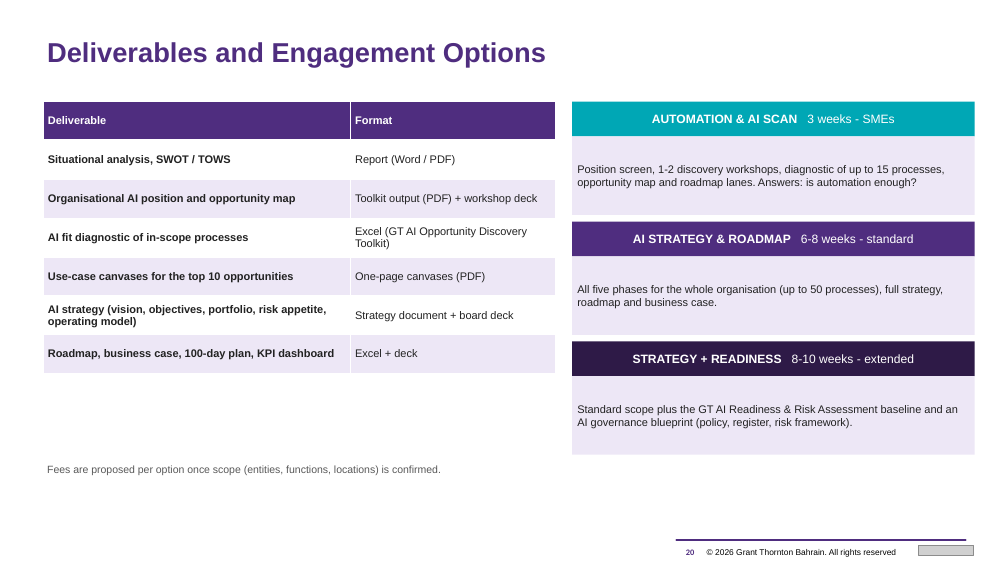
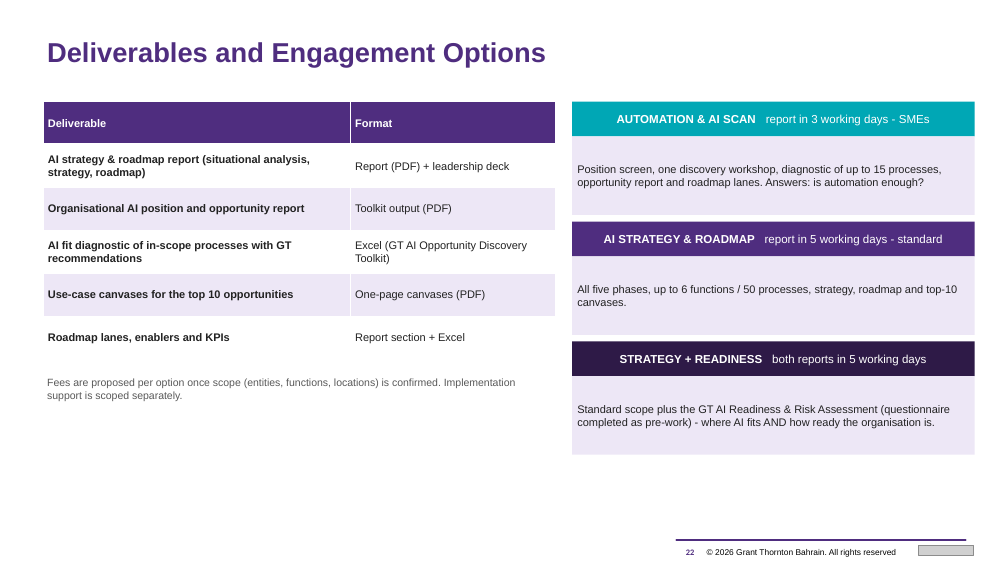
Before and after one commit to mahekdevangtrivedi-wq/GT-AI-Service-Line, a slide deck: slide 22 of 02_AI_Strategy_and_Roadmap/GT_AI_Strategy_and_Roadmap_Proposal.pptx (slide 20 before the commit). Drawn at 1008x567 pixels with LibreOffice and Linux fonts; fonts in the diff are those of the drawing; grey boxes stand for pictures. Boxes give left, top, right and bottom in pixels: in the first picture for what was removed or moved away, otherwise in the second. Text is boxed around its words. In the diff, an @@ line names an element or a change of style, - is before the commit and + after.

```diff
--- a/02_AI_Strategy_and_Roadmap/GT_AI_Strategy_and_Roadmap_Proposal.pptx
+++ b/02_AI_Strategy_and_Roadmap/GT_AI_Strategy_and_Roadmap_Proposal.pptx
@@ table at bbox=[43, 102, 555, 360] @@
-row 2, column 1: Situational analysis, SWOT / TOWS
+row 2, column 1: AI strategy & roadmap report (situational analysis, strategy, roadmap)
-row 2, column 2: Report (Word / PDF)
+row 2, column 2: Report (PDF) + leadership deck
-row 3, column 1: Organisational AI position and opportunity map
+row 3, column 1: Organisational AI position and opportunity report
-row 3, column 2: Toolkit output (PDF) + workshop deck
+row 3, column 2: Toolkit output (PDF)
-row 4, column 1: AI fit diagnostic of in-scope processes
+row 4, column 1: AI fit diagnostic of in-scope processes with GT recommendations
-row 6: AI strategy (vision, objectives, portfolio, risk appetite, operating model) | Strategy document + board deck
-row 7: Roadmap, business case, 100-day plan, KPI dashboard | Excel + deck
+row 6: Roadmap lanes, enablers and KPIs | Report section + Excel
@@ text in rectangle at bbox=[617, 114, 930, 126]: text changed; size 11.5 to 11 pt; bold off @@
-AUTOMATION & AI SCAN 3 weeks - SMEs
+AUTOMATION & AI SCAN report in 3 working days - SMEs
@@ text in rectangle at bbox=[577, 165, 942, 189]: text changed @@
-Position screen, 1-2 discovery workshops, diagnostic of up to 15 processes, opportunity map and roadmap lanes. Answers: is automation enough?
+Position screen, one discovery workshop, diagnostic of up to 15 processes, opportunity report and roadmap lanes. Answers: is automation enough?
@@ text in rectangle at bbox=[604, 234, 943, 246]: text changed; size 11.5 to 11 pt; bold off @@
-AI STRATEGY & ROADMAP 6-8 weeks - standard
+AI STRATEGY & ROADMAP report in 5 working days - standard
@@ text in rectangle at bbox=[577, 285, 957, 306]: text changed @@
-All five phases for the whole organisation (up to 50 processes), full strategy, roadmap and business case.
+All five phases, up to 6 functions / 50 processes, strategy, roadmap and top-10 canvases.
@@ text in rectangle at bbox=[620, 354, 926, 366]: text changed; size 11.5 to 11 pt; bold off @@
-STRATEGY + READINESS 8-10 weeks - extended
+STRATEGY + READINESS both reports in 5 working days
@@ text at bbox=[47, 378, 516, 401]: text changed @@
-Fees are proposed per option once scope (entities, functions, locations) is confirmed.
+Fees are proposed per option once scope (entities, functions, locations) is confirmed. Implementation support is scoped separately.
@@ text in rectangle at bbox=[577, 405, 950, 429]: text changed @@
-Standard scope plus the GT AI Readiness & Risk Assessment baseline and an AI governance blueprint (policy, register, risk framework).
+Standard scope plus the GT AI Readiness & Risk Assessment (questionnaire completed as pre-work) - where AI fits AND how ready the organisation is.
```
Also in this commit, not shown: 14 other slides changed, 4 slides added, 2 slides removed, 7 other files.
